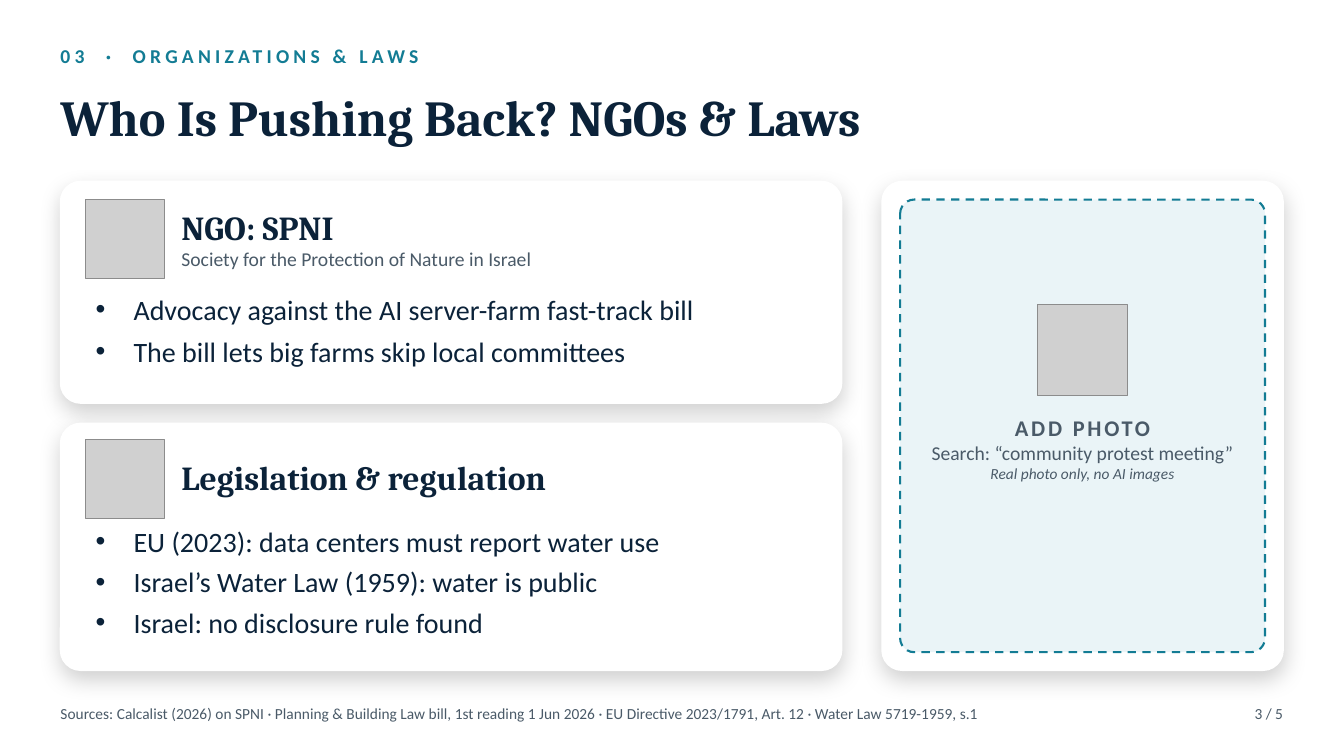
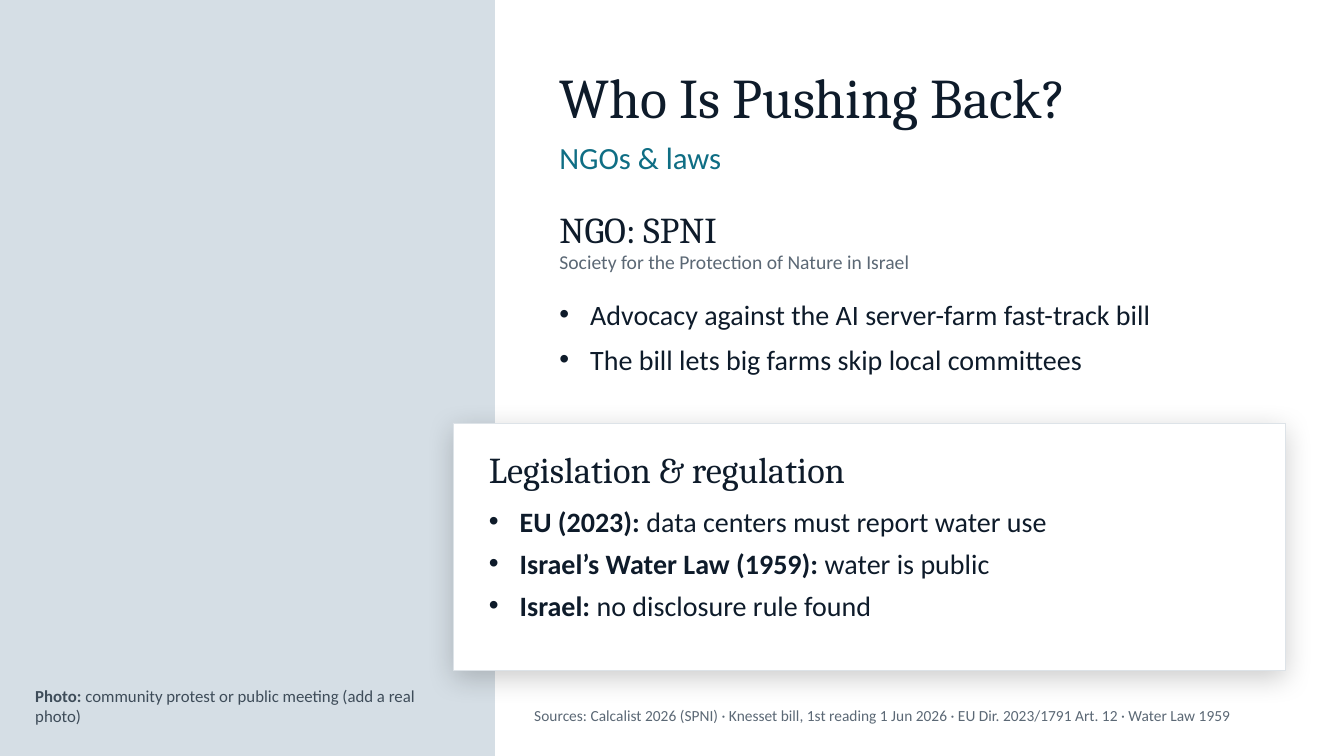
Before and after one commit to dekelelely/dekel12, a slide deck: slide 3 of ai-water-deck.pptx. Drawn at 1344x756 pixels with LibreOffice and Linux fonts; fonts in the diff are those of the drawing; grey boxes stand for pictures; background and template pictures are left out. Boxes give left, top, right and bottom in pixels: in the first picture for what was removed or moved away, otherwise in the second. Text is boxed around its words. In the diff, an @@ line names an element or a change of style, - is before the commit and + after.

```diff
--- a/ai-water-deck.pptx
+++ b/ai-water-deck.pptx
@@ rectangle added at (x1=0, y1=0, x2=494, y2=756), fill #D5DEE5, outline #D5DEE5 1 pt @@
@@ text removed at (x1=60, y1=50, x2=84, y2=63) @@
-03 · ORGANIZATIONS & LAWS
@@ text at (x1=559, y1=79, x2=1066, y2=130): text changed; size 36 to 40 pt; text colour #0B2239 to #0E1B2A; bold off @@
-Who Is Pushing Back? NGOs & Laws
+Who Is Pushing Back?
@@ text added at (x1=559, y1=147, x2=721, y2=170), 22 pt, text #0F6E84 @@
+NGOs & laws
@@ rounded rectangle removed at (x1=60, y1=181, x2=842, y2=403) @@
@@ picture removed at (x1=86, y1=200, x2=164, y2=278) @@
@@ text "NGO: SPNI" moved from (x1=181, y1=217, x2=531, y2=269) to (x1=559, y1=218, x2=909, y2=272) @@
@@ text "NGO: SPNI" at (x1=559, y1=218, x2=909, y2=272): size 24 to 26 pt, text colour #0B2239 to #0E1B2A, bold off in "NGO: SPNI"; text colour #4A5A68 to #5B6875 in "Society for the Protection of Nature in ..."; vertical alignment middle to top @@
@@ rounded rectangle removed at (x1=882, y1=181, x2=1284, y2=670) @@
@@ rounded rectangle removed at (x1=900, y1=200, x2=1265, y2=652) @@
@@ text "Advocacy against the AI server-farm ..." moved from (x1=134, y1=300, x2=693, y2=367) to (x1=590, y1=305, x2=1150, y2=375) @@
@@ text "Advocacy against the AI server-farm ..." at (x1=590, y1=305, x2=1150, y2=375): text colour #0B2239 to #0E1B2A; indent changed; more space between paragraphs @@
@@ picture removed at (x1=1037, y1=304, x2=1128, y2=395) @@
@@ rounded rectangle removed at (x1=60, y1=423, x2=842, y2=670) @@
@@ picture removed at (x1=86, y1=440, x2=164, y2=518) @@
@@ rectangle added at (x1=454, y1=423, x2=1286, y2=670), fill #FFFFFF, outline #DDE3E8 0.75 pt @@
@@ text "Legislation & regulation" moved from (x1=181, y1=466, x2=546, y2=498) to (x1=489, y1=457, x2=845, y2=491) @@
@@ text "Legislation & regulation" at (x1=489, y1=457, x2=845, y2=491): size 24 to 26 pt, text colour #0B2239 to #0E1B2A, bold off @@
@@ text removed at (x1=932, y1=446, x2=1234, y2=482) @@
-ADD PHOTO
-Search: “community protest meeting”
-Real photo only, no AI images
@@ text "EU (2023): data centers must ..." moved from (x1=134, y1=531, x2=660, y2=634) to (x1=520, y1=511, x2=1047, y2=617) @@
@@ text "EU (2023): data centers must ..." at (x1=520, y1=511, x2=1047, y2=617): text colour #0B2239 to #0E1B2A; bold on in "EU (2023):", "Israel’s Water Law (1959):", "Israel:"; indent changed; more space between paragraphs @@
@@ text added at (x1=35, y1=690, x2=415, y2=725), 12 pt, text #3E4C59 @@
+Photo: community protest or public meeting (add a real photo)
@@ text at (x1=534, y1=710, x2=1230, y2=724): text changed; text colour #4A5A68 to #5B6875 @@
-Sources: Calcalist (2026) on SPNI · Planning & Building Law bill, 1st reading 1 Jun 2026 · EU Directive 2023/1791, Art. 12 · Water Law 5719-1959, s.1
+Sources: Calcalist 2026 (SPNI) · Knesset bill, 1st reading 1 Jun 2026 · EU Dir. 2023/1791 Art. 12 · Water Law 1959
@@ text removed at (x1=1255, y1=709, x2=1283, y2=719) @@
-3 / 5
```
Also in this commit, not shown: 4 other slides changed.
